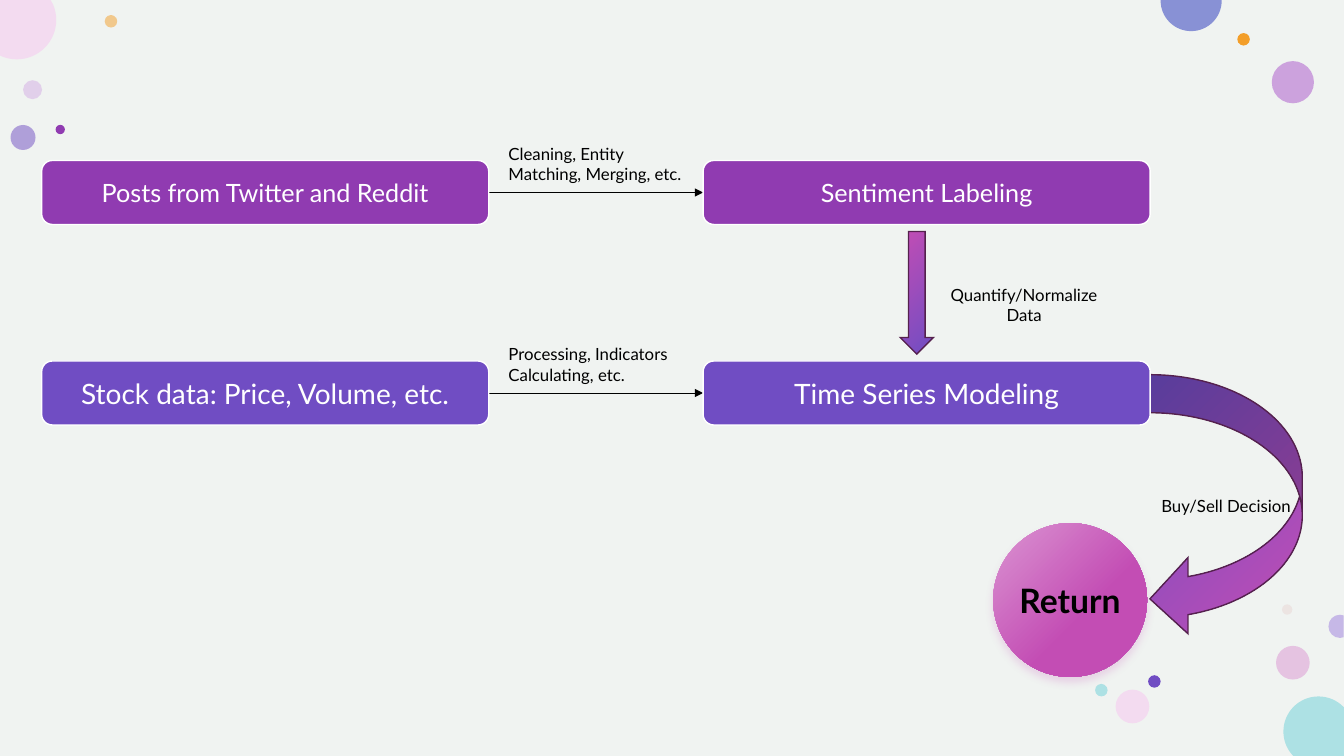
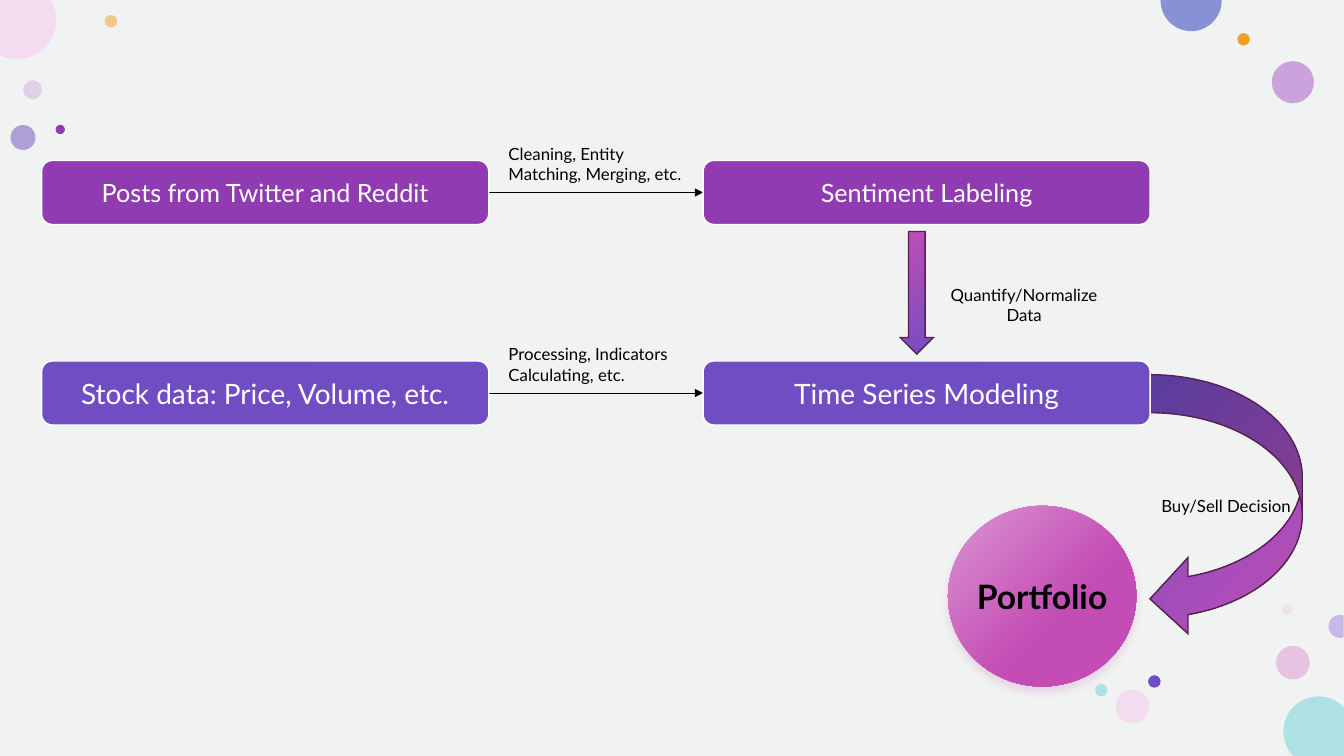
Before and after one commit to howie-zeng/Analyzing-Retail-Sentiment-and-Detecting-Trading-Signals, a slide deck: slide 4 of Presentation.pptx (slide 3 before the commit). Drawn at 1344x756 pixels with LibreOffice and Linux fonts; fonts in the diff are those of the drawing. Boxes give left, top, right and bottom in pixels: in the first picture for what was removed or moved away, otherwise in the second. Text is boxed around its words. In the diff, an @@ line names an element or a change of style, - is before the commit and + after.

```diff
--- a/Presentation.pptx
+++ b/Presentation.pptx
@@ ellipse "Portfolio": place and size @@
-ellipse "Portfolio" at <box>993,523,1147,678</box>
+ellipse "Portfolio" at <box>948,506,1136,687</box>
@@ text in ellipse at <box>977,584,1107,610</box>: text changed @@
-Return
+Portfolio
```
Also in this commit, not shown: 4 other slides changed, 3 other files.
